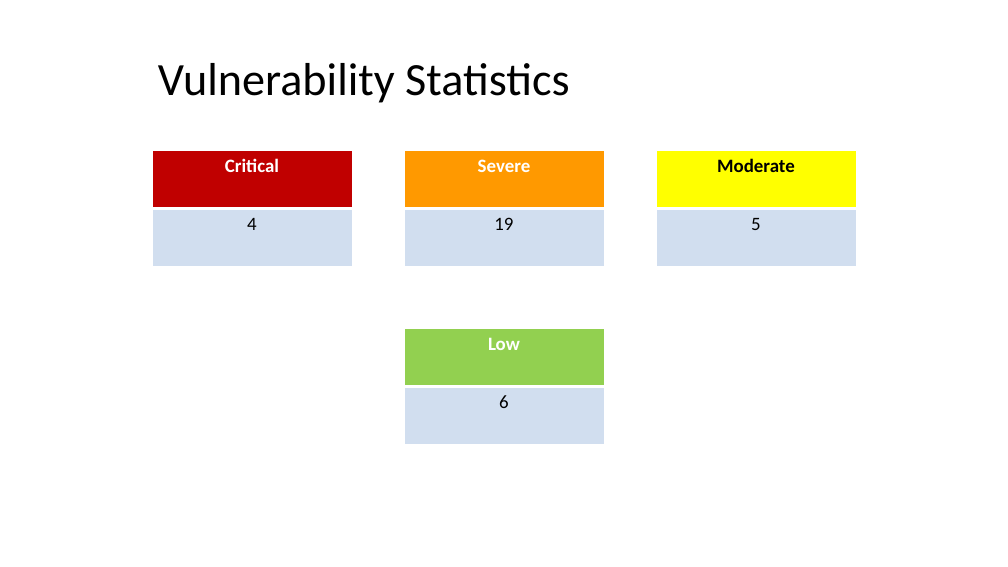
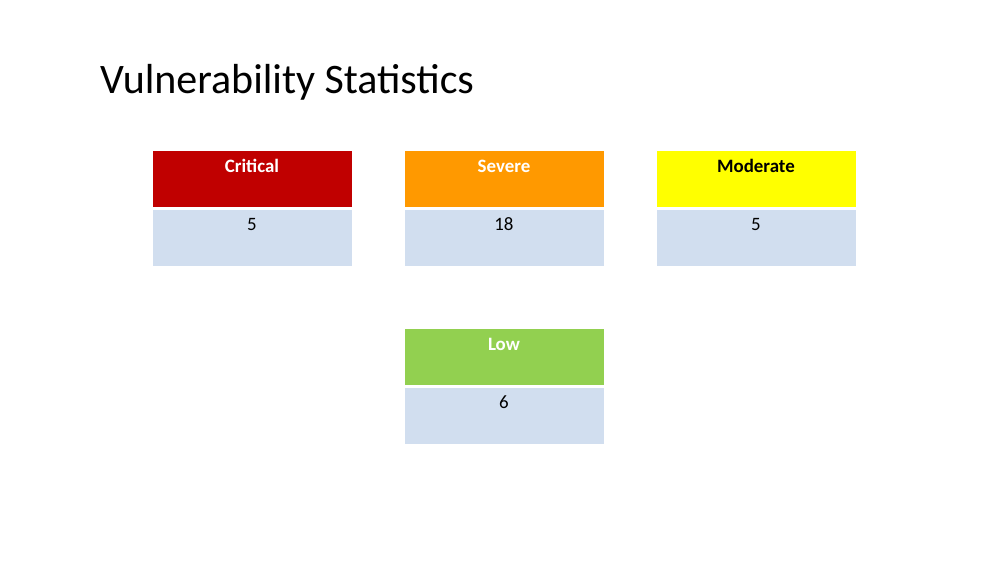
Before and after one commit to RocktimRajkumar/CEH-hack-a-thon, a slide deck: slide 3 of reports/Lifestyle Store/LifeStyle Store Application Reports.pptx. Drawn at 1008x567 pixels with LibreOffice and Linux fonts; fonts in the diff are those of the drawing. Boxes give left, top, right and bottom in pixels: in the first picture for what was removed or moved away, otherwise in the second. Text is boxed around its words. In the diff, an @@ line names an element or a change of style, - is before the commit and + after.

```diff
--- a/reports/Lifestyle Store/LifeStyle Store Application Reports.pptx
+++ b/reports/Lifestyle Store/LifeStyle Store Application Reports.pptx
@@ title "Vulnerability Statistics": place and size @@
-title "Vulnerability Statistics" at (158, 63, 569, 103)
+title "Vulnerability Statistics" at (100, 64, 474, 100)
@@ title "Vulnerability Statistics" at (100, 64, 474, 100): size 44 to 40 pt @@
@@ table at (152, 151, 352, 266) @@
-row 2, column 1: 4
+row 2, column 1: 5
@@ table at (404, 151, 604, 266) @@
-row 2, column 1: 19
+row 2, column 1: 18
```
Also in this commit, not shown: 23 other slides changed, 3 slides added, 3 slides removed, 1 other file.
